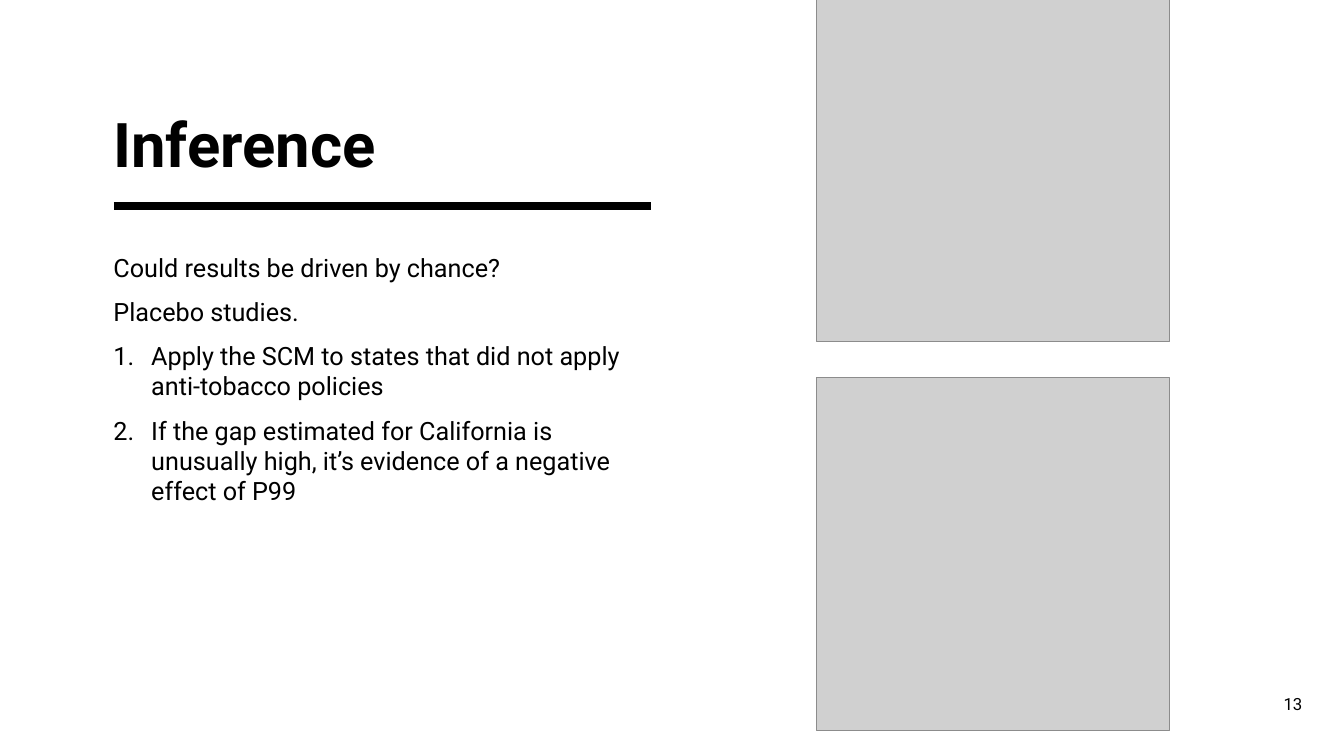
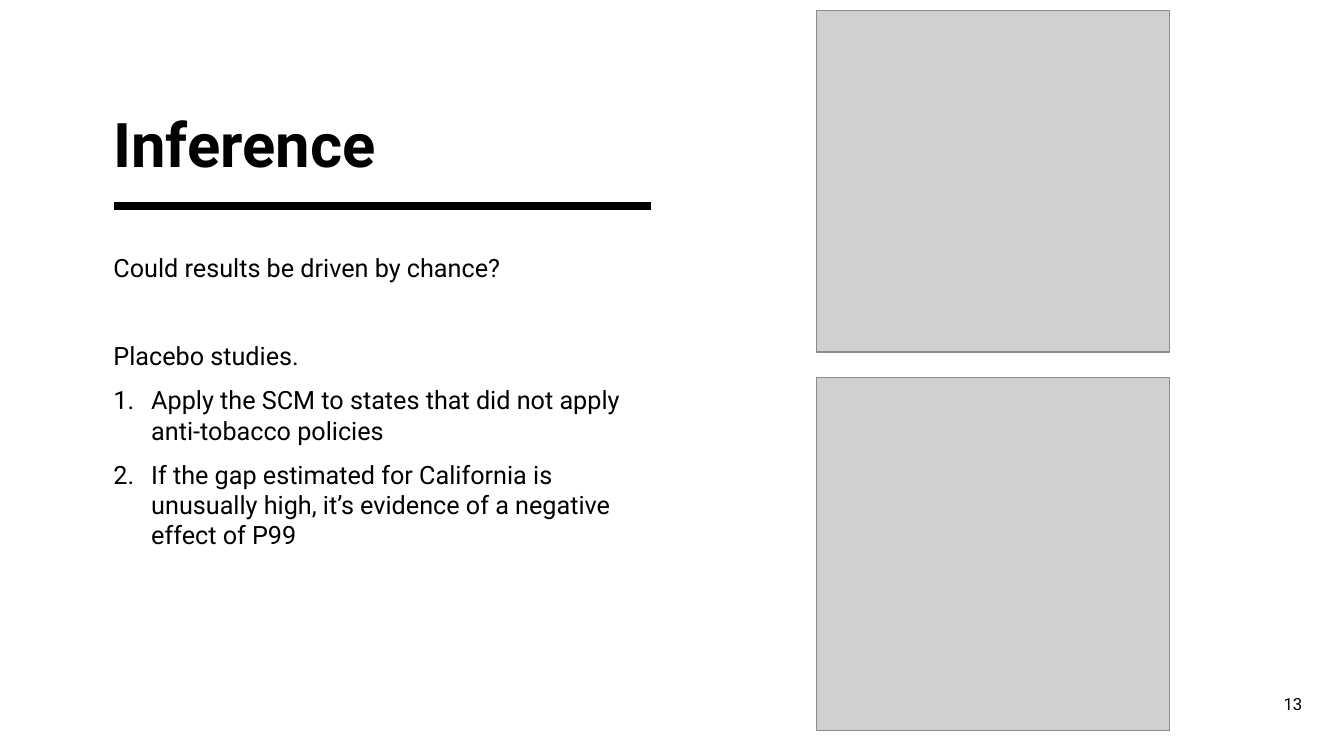
Before and after one commit to francescogranella/francescogranella.github.io, a slide deck: slide 13 of SCM.pptx. Drawn at 1344x756 pixels with LibreOffice and Linux fonts; fonts in the diff are those of the drawing; grey boxes stand for pictures. Boxes give left, top, right and bottom in pixels: in the first picture for what was removed or moved away, otherwise in the second. Text is boxed around its words. In the diff, an @@ line names an element or a change of style, - is before the commit and + after.

```diff
--- a/SCM.pptx
+++ b/SCM.pptx
@@ picture moved from (x1=817, y1=0, x2=1170, y2=342) to (x1=817, y1=10, x2=1170, y2=352) @@
@@ text "Could results be driven by ..." rewrapped from (x1=113, y1=258, x2=620, y2=501) to (x1=113, y1=258, x2=620, y2=545) @@
```
Also in this commit, not shown: 19 other slides changed, 3 slides added, 1 slide removed.
